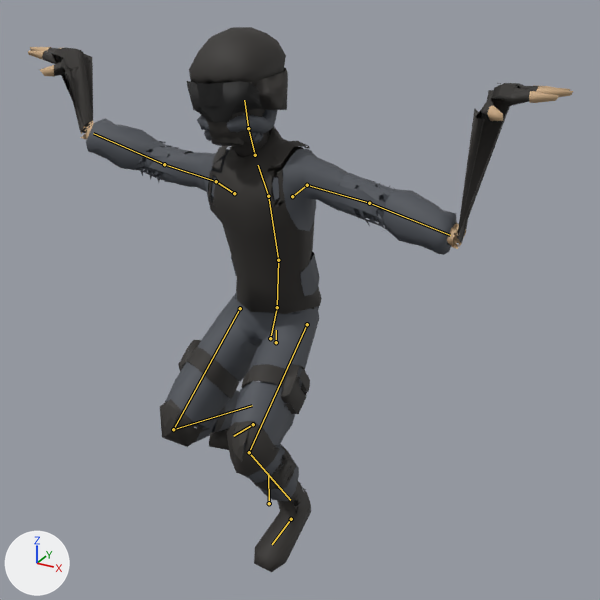
A saved change to the Blender file assets/animation_sources/SprintFwd.blend.
One viewpoint serves both versions: a camera (50 mm lens) standing at (1.21, -2.06, 1.78) and looking at (0.14, -0.11, 0.81). The lights are fixed; the arrows at lower left show +X, +Y and +Z. The first picture is the older version. Both versions are drawn at frame 3 of the action 'SprintFwd'; the numbers are the values there. The bones that change, and the others that lie on the model, are drawn over the model as lines.

The first picture shows 'Swat_Body', 'Swat_Feet', 'Swat_Head', 'Swat_Legs'.
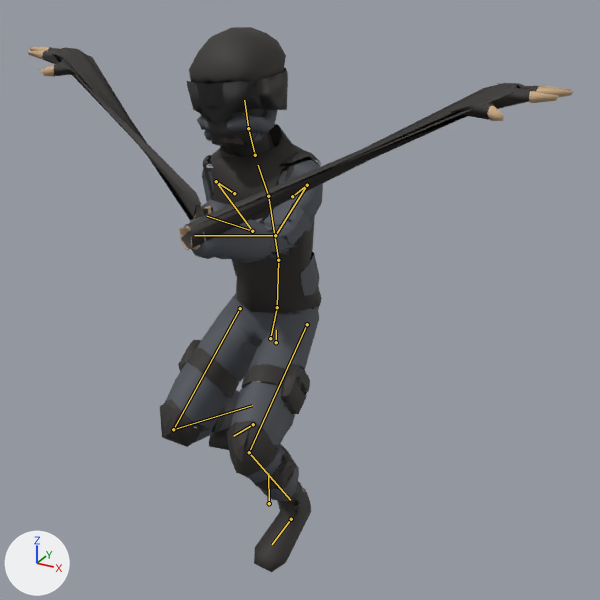
Commit message: ANIMACIÓN: brazos creíbles en SprintFwd/StrafeLeft sin tocar el runtime

Changed parts and their boxes [x1, y1, x2, y2] in the pictures (600 x 600 px):
'Swat_Body', posed: [28, 47, 573, 314] in both
bone 'UpperArm.L', root to tip: before (307, 185) to (369, 203); after (307, 185) to (275, 235)
bone 'LowerArm.L', root to tip: before (369, 203) to (450, 235); after (275, 235) to (194, 235)
bone 'UpperArm.R', root to tip: before (216, 181) to (164, 164); after (216, 181) to (252, 231)
bone 'LowerArm.R', root to tip: before (164, 164) to (93, 133); after (252, 231) to (207, 216)

The edits, one by one:
Bone 'UpperArm.L' (bone_upperarm_l) turns from (-16, 0, 0) to (-31, -61, -68) degrees about its own x, y and z.
Bone 'LowerArm.L' (bone_lowerarm_l) turns from (0, 0, 0) to (0, 0, -41) degrees about its own x, y and z.
Bone 'UpperArm.R' (bone_upperarm_r) turns from (16, 0, 0) to (-69, 42, 95) degrees about its own x, y and z.
Bone 'LowerArm.R' (bone_lowerarm_r) turns from (14, 0, 0) to (83, -32, 28) degrees about its own x, y and z.
